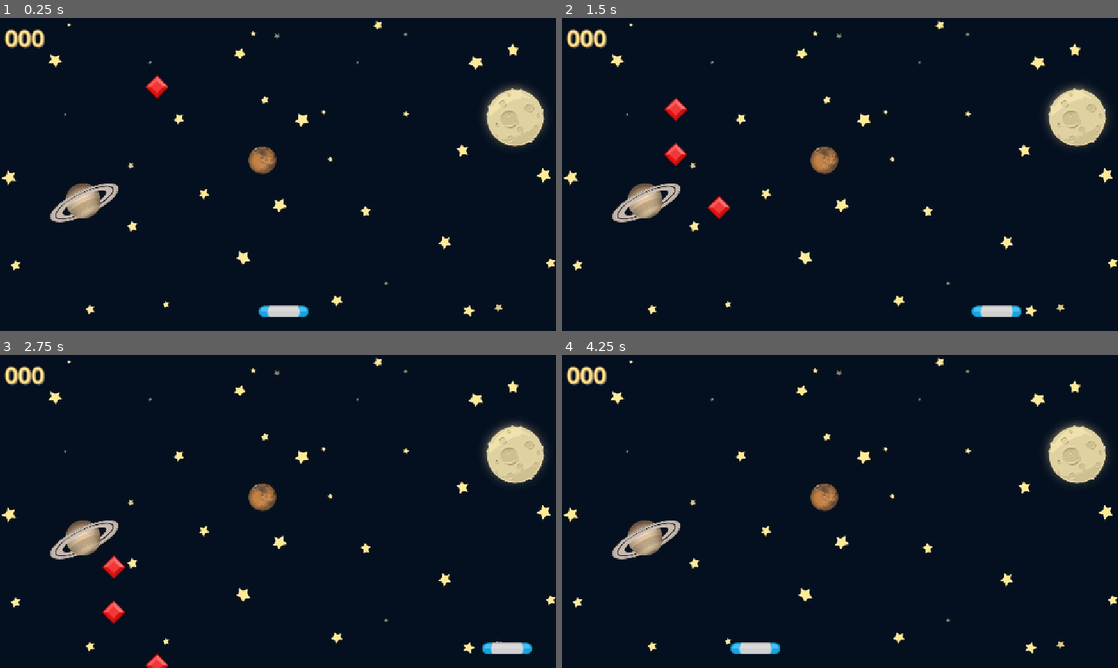
Above: before the commit, frames 1-4 (two rows, left to right).
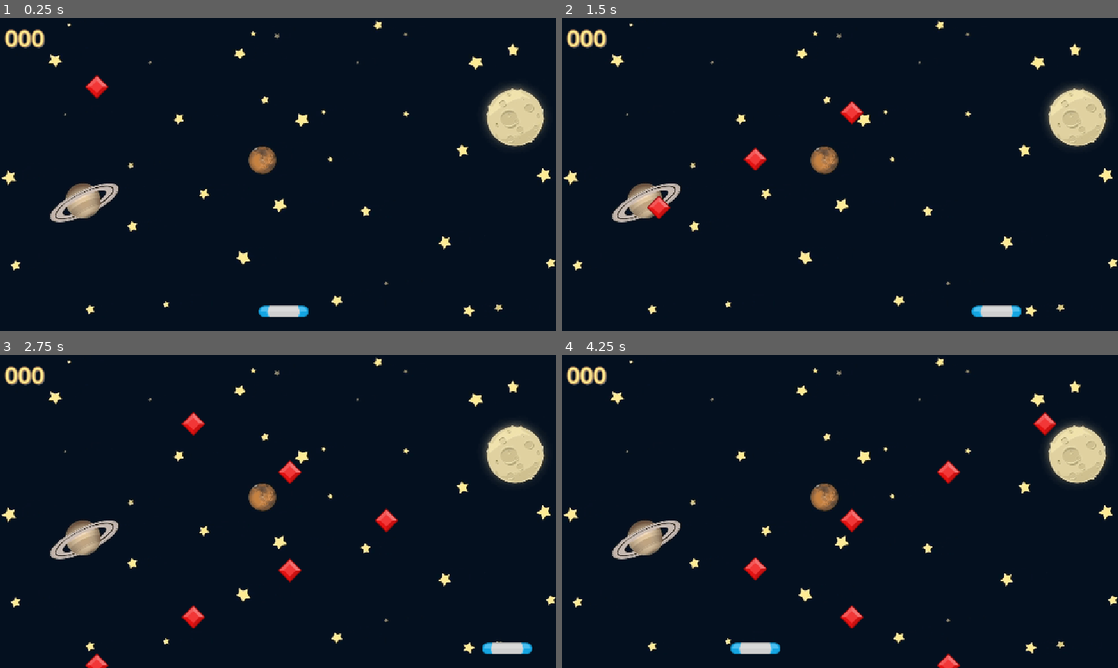
Above: after the commit, the same moments.

Repository: Wollex/GemCatcher
Game: Godot game, scene res://Scenes/Game/Game.tscn
Two runs of this game, one before a commit and one after it. Both use one fixed random seed, a clock stepped at 60 frames per second and the inputs below. Sound files missing from this copy of the repository are replaced by a short silence.
Inputs:
- Up to frame 1 (0.25 s): no input
- Up to frame 2 (1.5 s): hold D (move_right) 0.53-1.28 s; hold A (move_left) from 1.28 s (still down)
- Up to frame 3 (2.75 s): release A (move_left) at 2.03 s; hold D (move_right) from 2.03 s (still down)
- Up to frame 4 (4.25 s): release D (move_right) at 3.53 s; hold A (move_left) from 3.53 s (still down)

The runs differ from the first frame. In frame 1, 0.4% of the frame differs, in the area x 15-31%, y 18-26%; in frame 2, 1.0%; in frame 3, 1.4%, in the area x 15-72%, y 18-100%; in frame 4, 1.0%.

Commit message:
Spawn gem location improved a bit

Diff:
--- a/Scenes/Game/Game.gd
+++ b/Scenes/Game/Game.gd
@@ -24,6 +24,10 @@
 
 var last_gem_x: float = 0
 var elapsed_time: float = 0.0
+var speed: float = 2
+
+var last_spawned_beat: int = -1
+
 
 func _ready() -> void:
 	update_vp()
@@ -35,12 +39,20 @@
 	_vp_r = get_viewport_rect()
 
 
-func spawn_gem()-> void:
+func spawn_gem(time_sec:float)-> void:
 	var new_gem: Gem = GEM.instantiate()
-	var x_pos: float = randf_range(_vp_r.end.x - MARGIN, _vp_r.position.x + MARGIN)
+	var center_x = _vp_r.size.x / 2
+	var full_amplitude = (_vp_r.size.x / 2) - MARGIN
+	var target_x = center_x + sin(time_sec * speed) * full_amplitude
+	var step = 200
+	var x_pos = last_gem_x + step * sign(target_x - last_gem_x)
+	x_pos = clamp(x_pos, MARGIN, _vp_r.size.x - MARGIN)
+	last_gem_x = x_pos
 	new_gem.position = Vector2(x_pos, MARGIN)
 	new_gem.gem_off_screen.connect(_on_gem_off_screen)
 	add_child(new_gem)
+
+
 
 func stop_all() -> void:
 	sound.stop()
@@ -75,11 +87,14 @@
 			tw.tween_property(child, "scale", Vector2(1, 1), 0.1).set_trans(Tween.TRANS_SINE).set_ease(Tween.EASE_IN)
 
 func _process(delta: float) -> void:
-	if sound.playing:
-		var elapsed = sound.get_playback_position()
-		var beats_passed = floor(elapsed / beat_interval)
+	if sound and sound.playing:
+		elapsed_time += delta
+		var beat_index: int = int(floor(elapsed_time / beat_interval))
 
-		if beats_passed > last_beat:
-			spawn_gem()
+		if beat_index > last_beat:
 			animate_gems_on_beat()
-			last_beat = beats_passed
+			last_beat = beat_index
+
+		if beat_index > last_spawned_beat and (beat_index % 1) == 0:
+			spawn_gem(elapsed_time)
+			last_spawned_beat = beat_index
Not shown, added: Scenes/Game/Game.tscn8143842010.tmp
Not shown, added: Scenes/Game/Game.tscn8247868695.tmp
Not shown, added: Scenes/Game/Game.tscn8287767194.tmp
